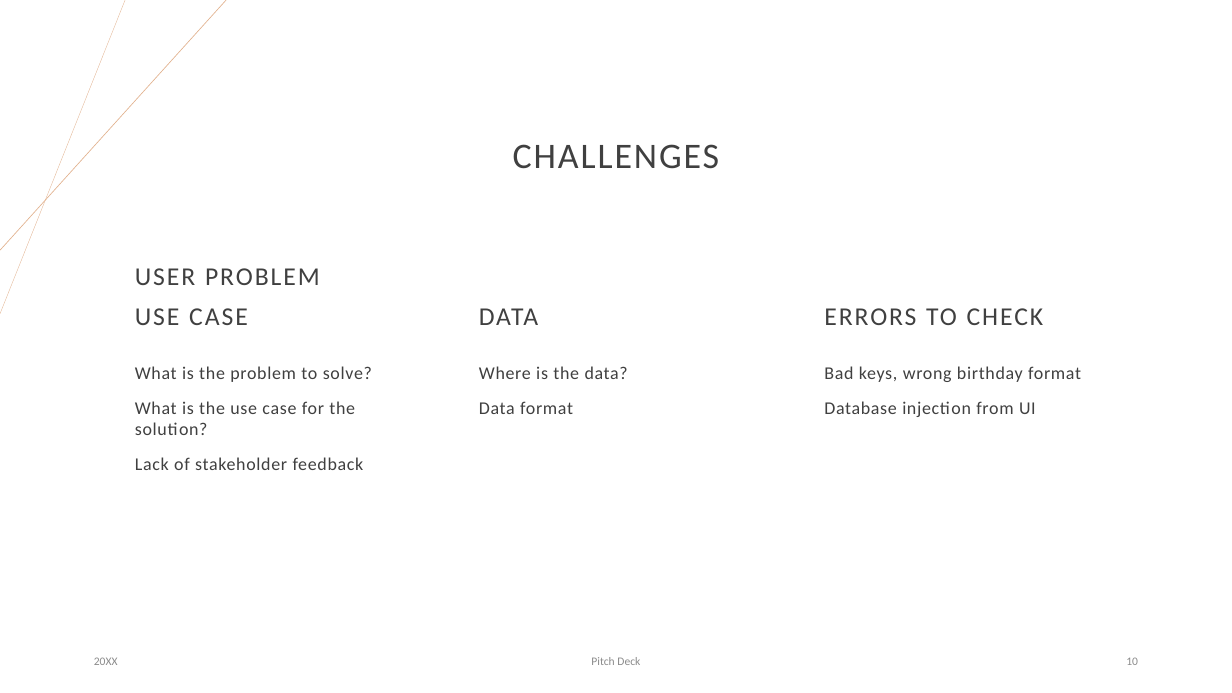
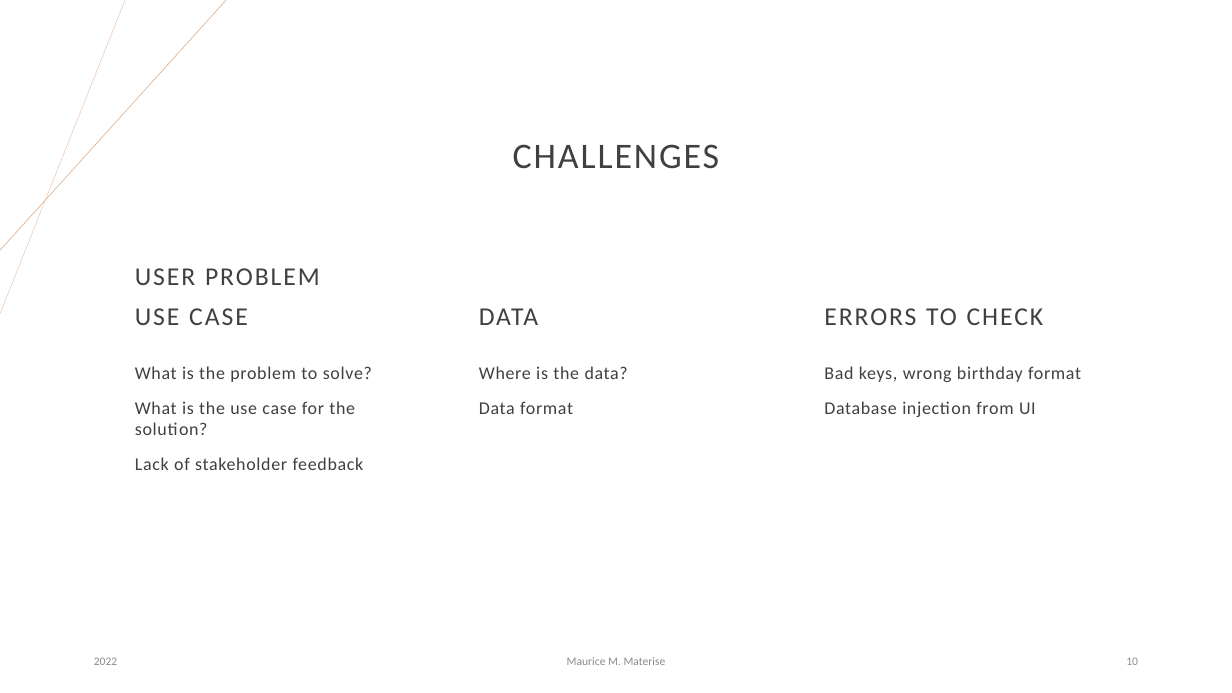
Before and after one commit to materimm/SAS, a slide deck: slide 10 of SAS Interview Presentation.pptx. Drawn at 1232x693 pixels with LibreOffice and Linux fonts; fonts in the diff are those of the drawing. Boxes give left, top, right and bottom in pixels: in the first picture for what was removed or moved away, otherwise in the second. Text is boxed around its words. In the diff, an @@ line names an element or a change of style, - is before the commit and + after.

```diff
--- a/SAS Interview Presentation.pptx
+++ b/SAS Interview Presentation.pptx
@@ text at box(94, 657, 117, 665): text changed @@
-20XX
+2022
@@ text at box(567, 657, 666, 665): text changed @@
-Pitch Deck
+Maurice M. Materise
```
Also in this commit, not shown: 10 other slides changed.
